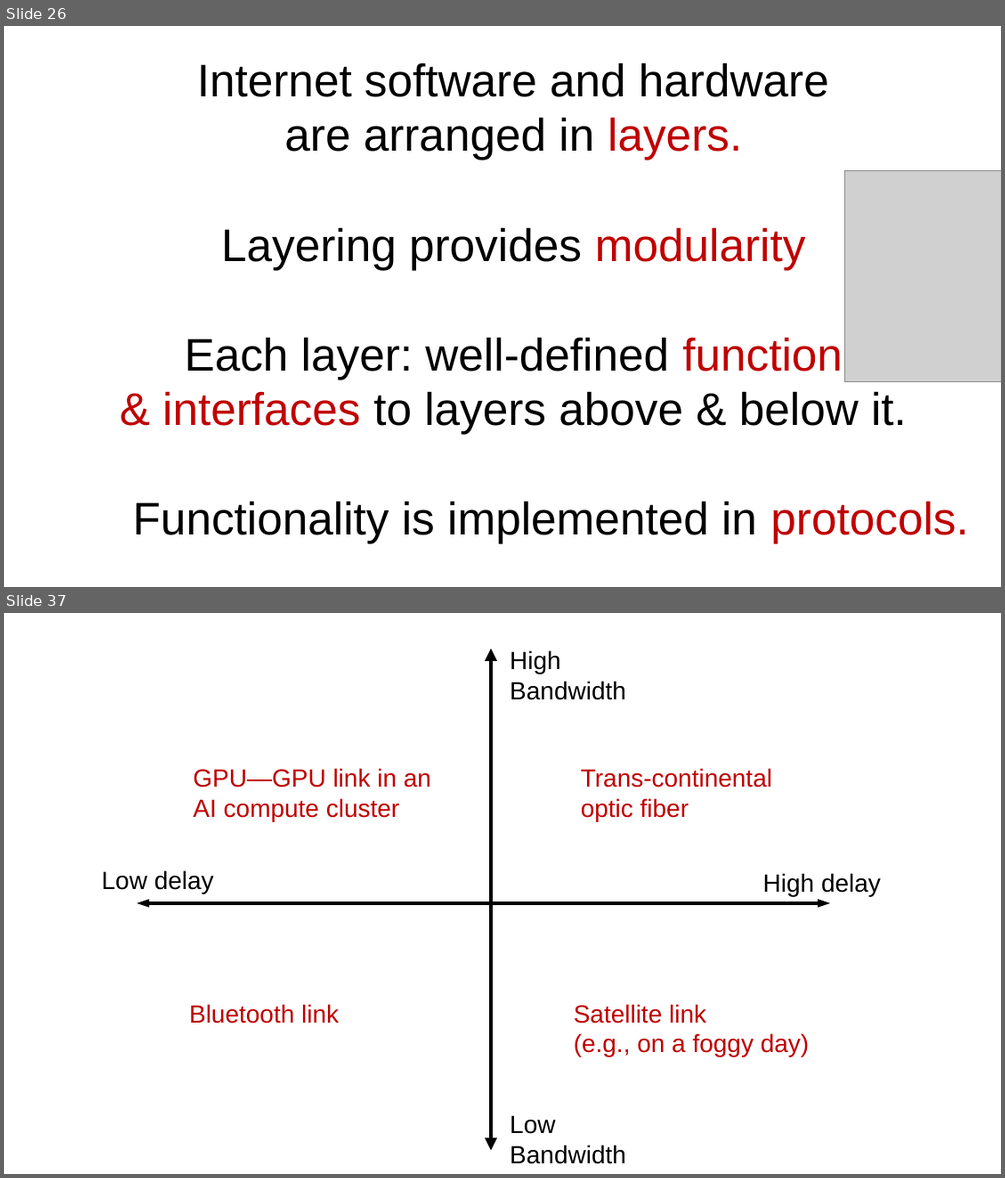
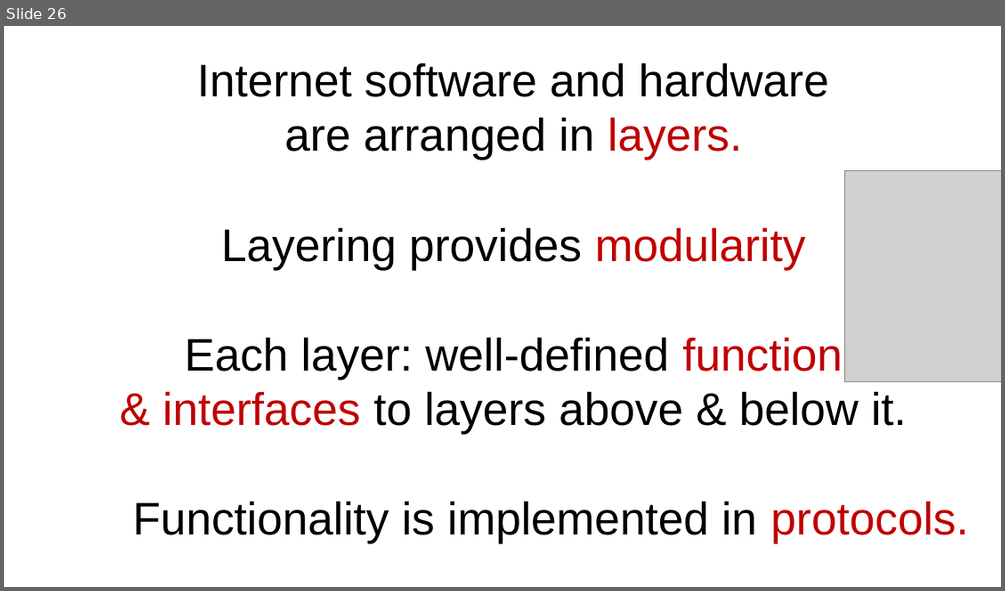
Before and after one commit to ngsrinivas/coursegen, a slide deck: ex/352-F24/staging/352-F24/lectures/02-switching-layering-measurement.pptx. Shown one above the other, each under a label of ours: slides 26 and 37 before the commit, slide 26 after it; the slides between them are not shown. The pictures are 1005x1178 and 1005x591 pixels, drawn with LibreOffice and Linux fonts; fonts in the diff are those of the drawing; grey boxes stand for pictures. Boxes give left, top, right and bottom in pixels: in the first picture for what was removed or moved away, otherwise in the second. Text is boxed around its words. In the diff, an @@ line names an element or a change of style, - is before the commit and + after.

```diff
--- a/ex/352-F24/staging/352-F24/lectures/02-switching-layering-measurement.pptx
+++ b/ex/352-F24/staging/352-F24/lectures/02-switching-layering-measurement.pptx
@@ slide 37 removed at (4,613,1001,1174), background #FFFFFF @@
@@ double arrow removed from (491, 649) to (491, 1150) @@
@@ text removed at (510,650,626,700) @@
-High
-Bandwidth
@@ text removed at (193,768,431,821) @@
-GPU—GPU link in an AI compute cluster
@@ text removed at (581,768,772,821) @@
-Trans-continental optic fiber
@@ text removed at (102,870,214,893) @@
-Low delay
@@ text removed at (763,873,881,896) @@
-High delay
@@ double arrow removed from (830, 903) to (138, 903) @@
@@ text removed at (189,1004,339,1023) @@
-Bluetooth link
@@ text removed at (574,1004,809,1056) @@
-Satellite link
-(e.g., on a foggy day)
@@ text removed at (510,1115,626,1164) @@
-Low
-Bandwidth
```
Also in this commit, not shown: 13 other slides removed, 4 other files.
